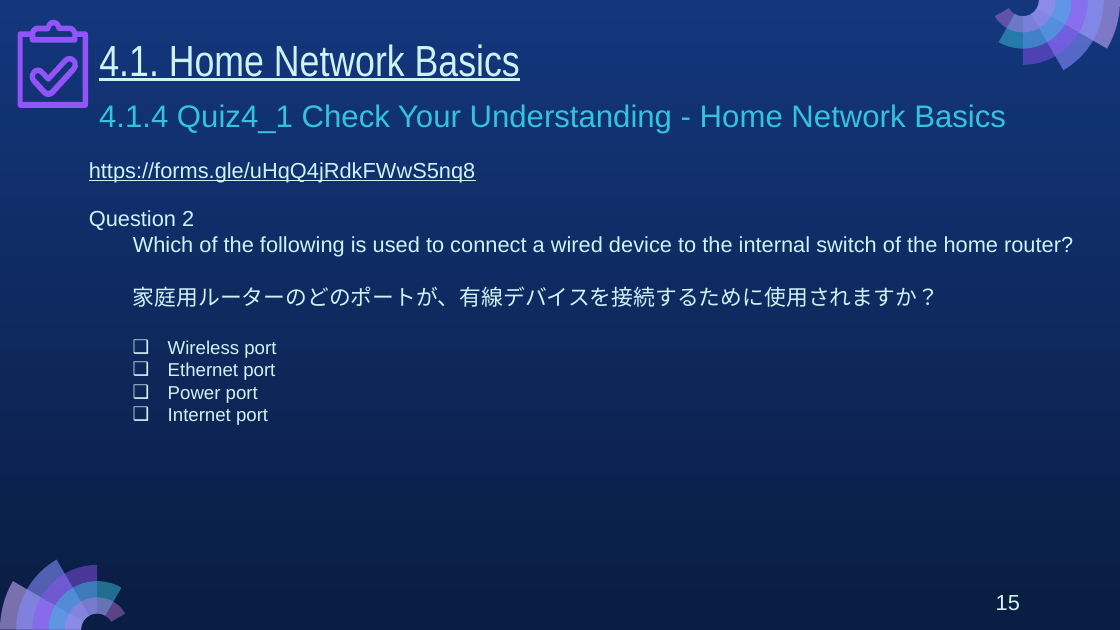
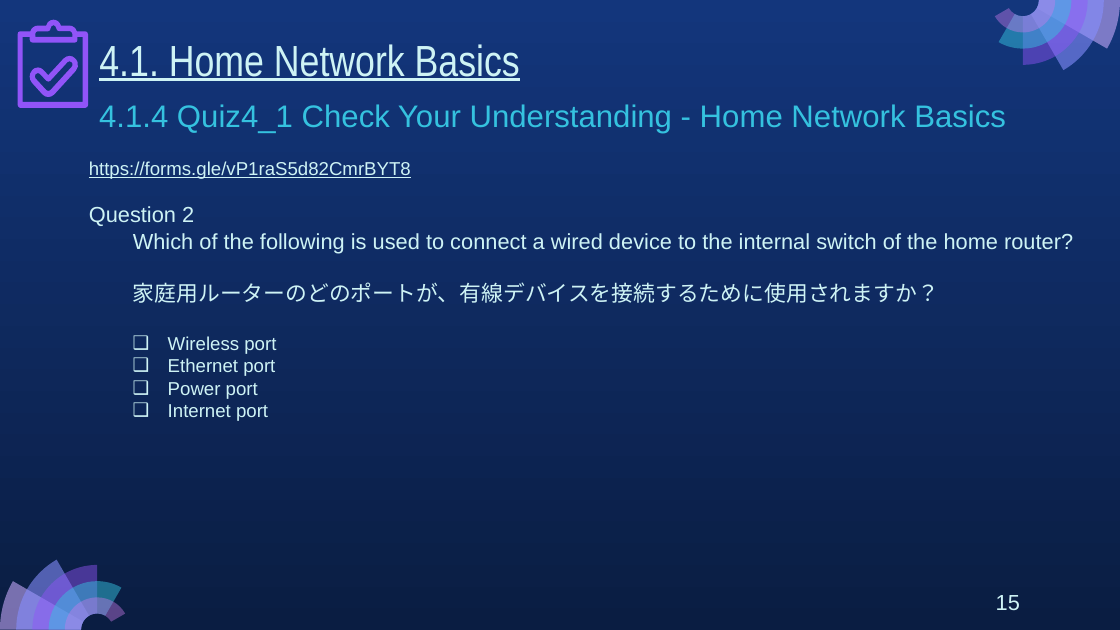
Before and after one commit to MarikoTagawa/kosen-mongolia-materials, a slide deck: slide 15 of network-basics/slides/04_NetworkBasics_2025_2P.pptx. Drawn at 1120x630 pixels with LibreOffice and Linux fonts; fonts in the diff are those of the drawing. Boxes give left, top, right and bottom in pixels: in the first picture for what was removed or moved away, otherwise in the second. Text is boxed around its words. In the diff, an @@ line names an element or a change of style, - is before the commit and + after.

```diff
--- a/network-basics/slides/04_NetworkBasics_2025_2P.pptx
+++ b/network-basics/slides/04_NetworkBasics_2025_2P.pptx
@@ text at (89, 161, 411, 179): text changed; size 14 to 12 pt @@
-https://forms.gle/uHqQ4jRdkFWwS5nq8
+https://forms.gle/vP1raS5d82CmrBYT8
```
Also in this commit, not shown: 9 other slides changed, 3 other files.
